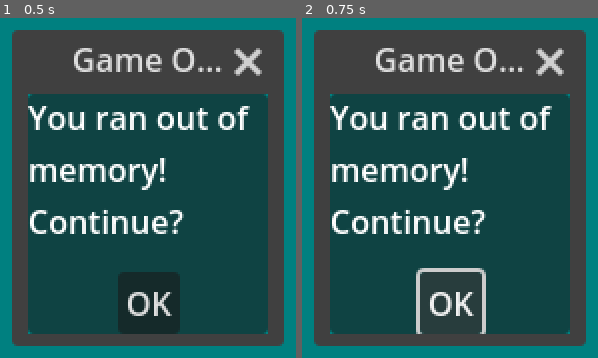
Above: before the commit, frames 1-2 (left to right).
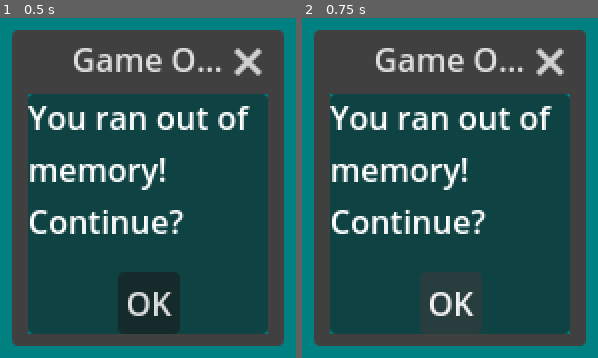
Above: after the commit, the same moments.

Repository: jerrutledge/Mars-Roverflow
Game: Godot game, scene res://scenes/GameOver.tscn
The game is run twice, just before and just after one commit, with the same random seed, the same clock (stepped at 60 frames per second) and the same inputs. This scene is started directly instead of the project's main scene.
Inputs:
- Up to frame 1 (0.5 s): no input
- Up to frame 2 (0.75 s): click "OK" at 0.5 s

Frame 1 is identical in both runs. In frame 2, 0.8% of the frame differs, in the area x 38-63%, y 73-93%.

Commit message:
Add restart functionality

Diff:
--- a/scenes/GameOver.tscn
+++ b/scenes/GameOver.tscn
@@ -1,9 +1,13 @@
-[gd_scene format=3 uid="uid://dj4ugavjdk01d"]
+[gd_scene load_steps=2 format=3 uid="uid://dj4ugavjdk01d"]
+
+[ext_resource type="Script" path="res://src/GameOver.gd" id="1_oe6hn"]
 
 [node name="GameOver" type="Window"]
+process_mode = 3
 title = "Game Over"
 initial_position = 2
 size = Vector2i(120, 120)
+script = ExtResource("1_oe6hn")
 
 [node name="Panel" type="Panel" parent="."]
 anchors_preset = 15
@@ -21,7 +25,7 @@
 text = "You ran out of memory! Continue?"
 autowrap_mode = 3
 
-[node name="Button" type="Button" parent="Panel"]
+[node name="ContinueButton" type="Button" parent="Panel"]
 layout_mode = 1
 anchors_preset = 7
 anchor_left = 0.5
@@ -34,3 +38,5 @@
 grow_horizontal = 2
 grow_vertical = 0
 text = "OK"
+
+[connection signal="pressed" from="Panel/ContinueButton" to="." method="_on_continue_button_pressed"]
--- /dev/null
+++ b/src/GameOver.gd
@@ -0,0 +1,5 @@
+extends Window
+
+
+func _on_continue_button_pressed():
+	get_tree().reload_current_scene()
